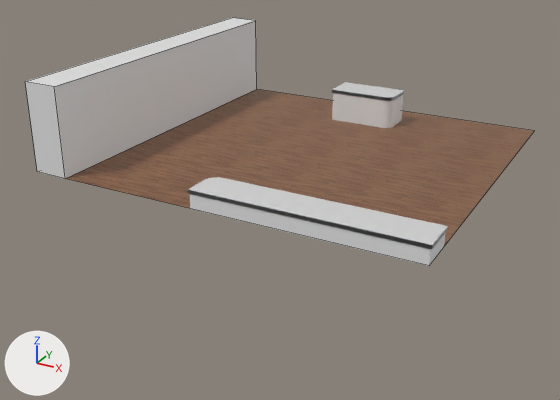
One commit to the Blender file Assets/Models/Environment/Environment.blend: the scene before it, then after it.
The view is the same before and after, from a 50 mm lens placed at (9.15, -18.96, 7.73), pointed at (-0.86, -0.76, -1.37). Arrows for +X, +Y and +Z are at lower left; the lights stay in place. Mesh edges are drawn as thin lines on the coarser meshes.

The first picture shows 'Bench', 'Floor', 'Table', 'Wall'.
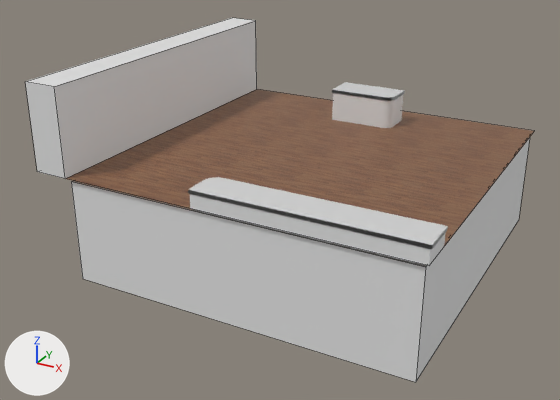
Where the change shows, as pixel boxes [x1, y1, x2, y2] in the pictures (560 x 400 px):
'Base', added
    after: [71, 138, 530, 382]

The change in detail:
Mesh me_plane_001 is new.
It is a box spanning x -4.9..4.9, y -2.94..0.0, z -4.9..4.9.
It uses material mat_stone (its picture is missing).
Object 'Base' (ob_base) is new; it shows me_plane_001.
Its location is (0.0, 0.0, -0.1).
Its rotation in degrees is (90, 0, 0).
